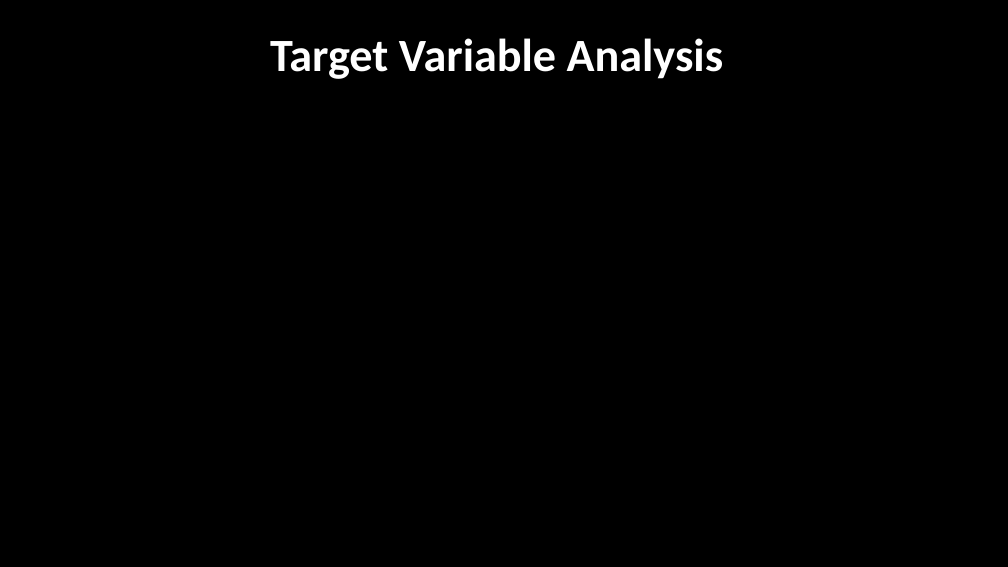
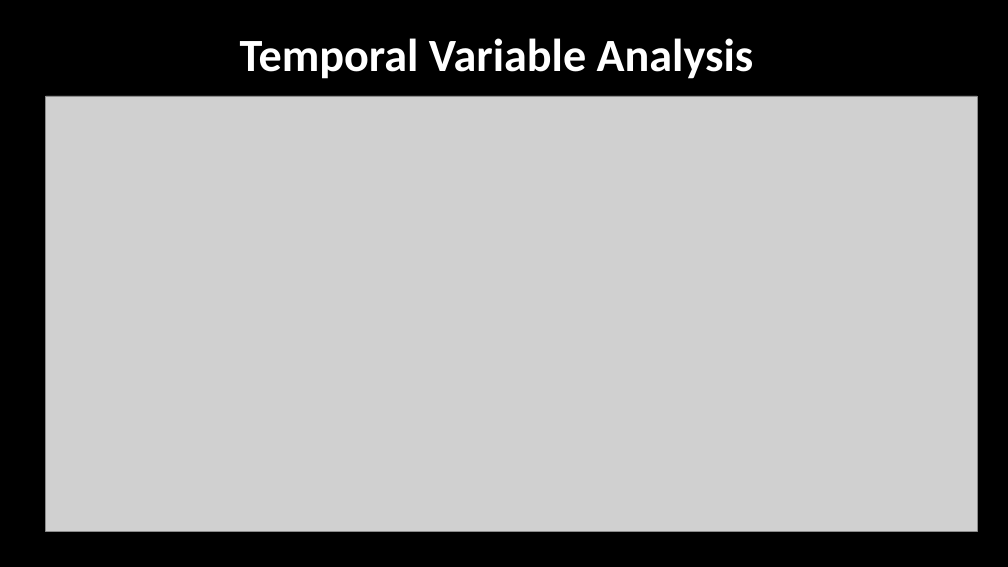
Before and after one commit to taimoorRazi/Bank-Marketing-Project, a slide deck: slide 15 of Week 11/Bank Marketing Campaign Presentation.pptx (slide 14 before the commit). Drawn at 1008x567 pixels with LibreOffice and Linux fonts; fonts in the diff are those of the drawing; grey boxes stand for pictures. Boxes give left, top, right and bottom in pixels: in the first picture for what was removed or moved away, otherwise in the second. Text is boxed around its words. In the diff, an @@ line names an element or a change of style, - is before the commit and + after.

```diff
--- a/Week 11/Bank Marketing Campaign Presentation.pptx
+++ b/Week 11/Bank Marketing Campaign Presentation.pptx
@@ title at box(240, 38, 754, 79): text changed @@
-Target Variable Analysis
+Temporal Variable Analysis
@@ picture added at box(45, 96, 977, 532) @@
```
Also in this commit, not shown: 18 other slides changed, 11 slides added, 2 slides removed.
